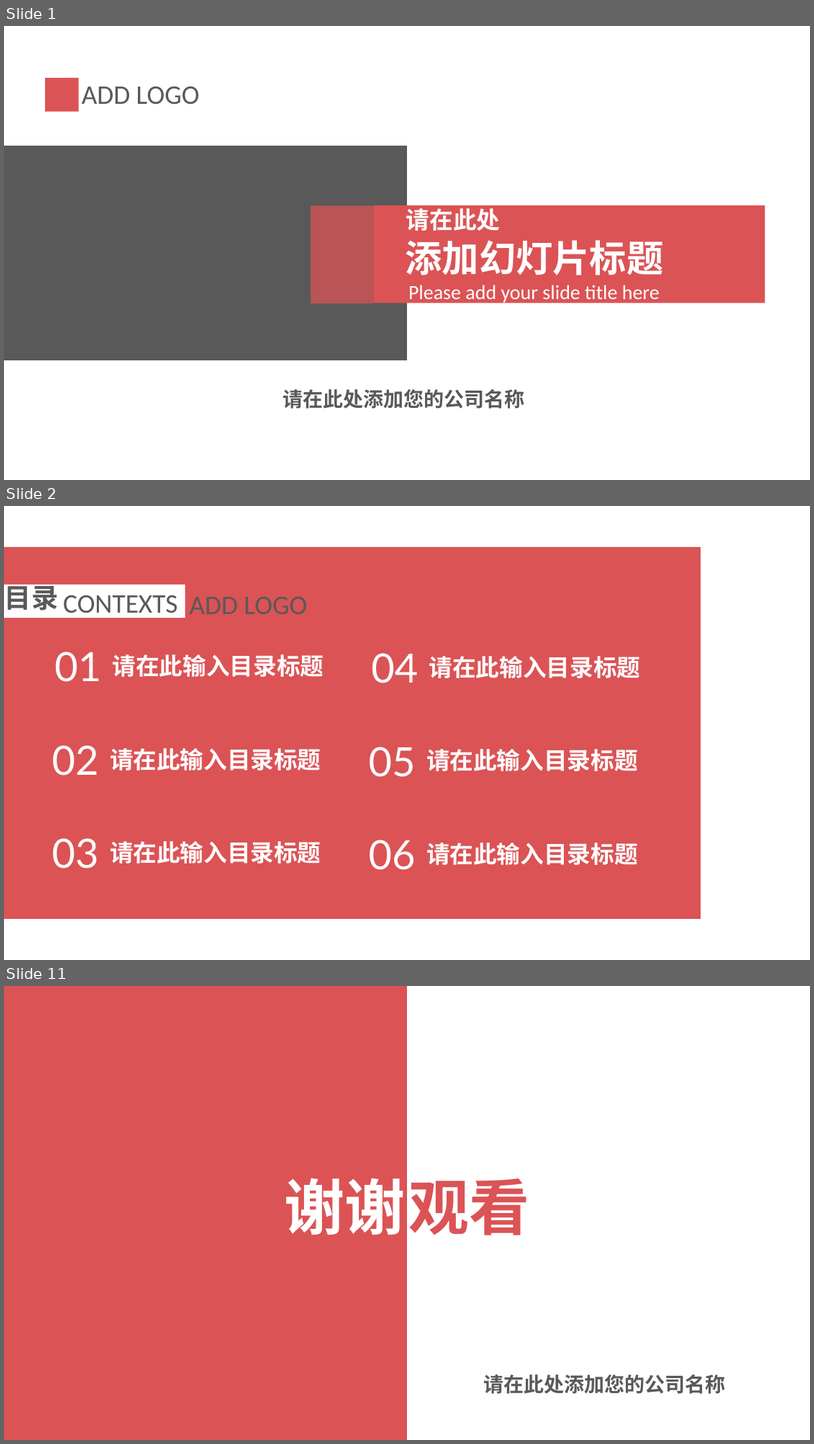
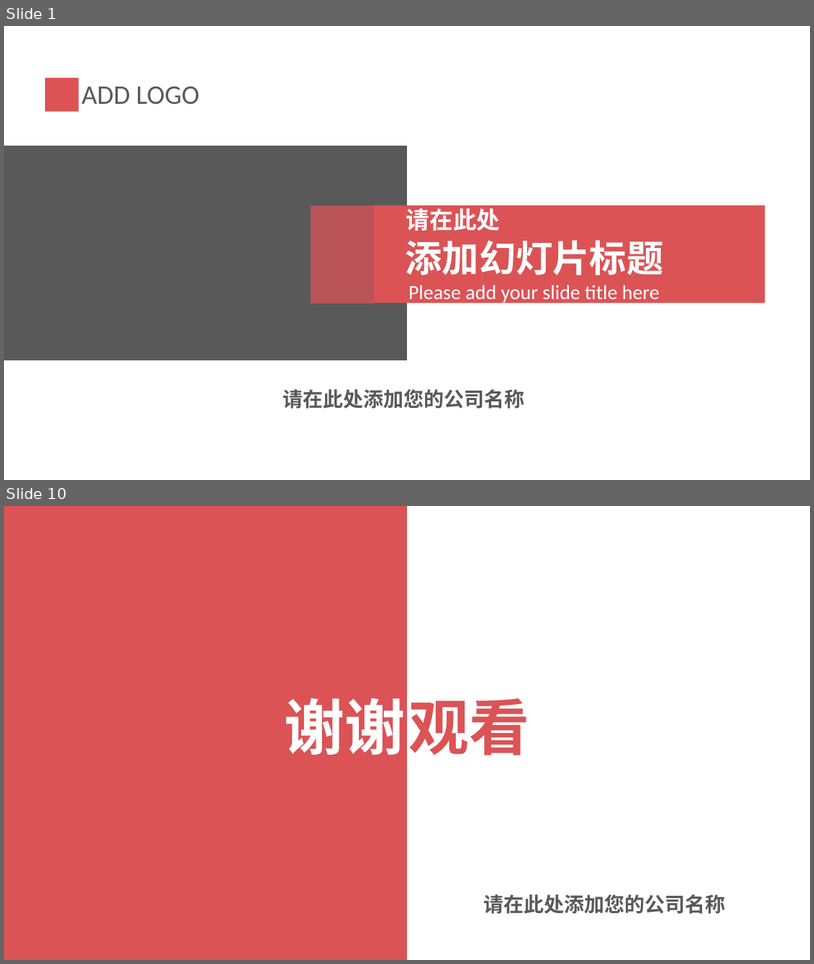
Before and after one commit to PRD2018-G03/PRD2018-G03-SoftwareEngineeringProject, a slide deck: 非受控文档/2_叶柏成/PPT/红灰配色简洁实用PPT模板.pptx. Shown one above the other, each under a label of ours: slides 1, 2 and 11 before the commit, slides 1 and 10 after it; the slides between them are not shown. The pictures are 814x1444 and 814x964 pixels, drawn with LibreOffice and Linux fonts; fonts in the diff are those of the drawing. Boxes give left, top, right and bottom in pixels: in the first picture for what was removed or moved away, otherwise in the second. Text is boxed around its words. In the diff, an @@ line names an element or a change of style, - is before the commit and + after.

```diff
--- a/非受控文档/2_叶柏成/PPT/红灰配色简洁实用PPT模板.pptx
+++ b/非受控文档/2_叶柏成/PPT/红灰配色简洁实用PPT模板.pptx
@@ slide 2 removed at (4, 506, 810, 960), background #FFFFFF @@
@@ rectangle removed at (4, 547, 701, 919) @@
@@ rectangle removed at (4, 584, 185, 618) @@
@@ text removed at (5, 580, 59, 615) @@
-目录
@@ text removed at (63, 595, 178, 620) @@
-CONTEXTS
@@ text removed at (190, 597, 307, 614) @@
-ADD LOGO
@@ text removed at (54, 651, 101, 682) @@
-01
@@ text removed at (113, 654, 324, 677) @@
-请在此输入目录标题
@@ text removed at (371, 653, 418, 683) @@
-04
@@ text removed at (430, 656, 641, 678) @@
-请在此输入目录标题
@@ text removed at (52, 745, 99, 775) @@
-02
@@ text removed at (110, 748, 322, 770) @@
-请在此输入目录标题
@@ text removed at (369, 746, 416, 777) @@
-05
@@ text removed at (427, 749, 638, 771) @@
-请在此输入目录标题
@@ text removed at (52, 838, 99, 868) @@
-03
@@ text removed at (110, 841, 322, 863) @@
-请在此输入目录标题
@@ text removed at (369, 839, 416, 870) @@
-06
@@ text removed at (427, 842, 638, 865) @@
-请在此输入目录标题
@@ what was slide 11 is now slide 10 @@
```
Also in this commit, not shown: 8 slides added, 8 other slides removed.
